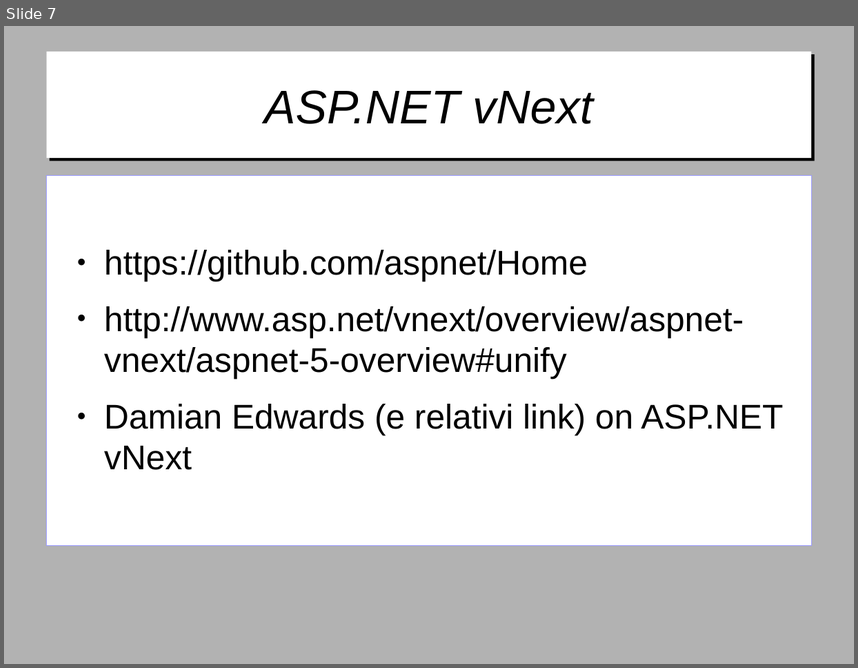
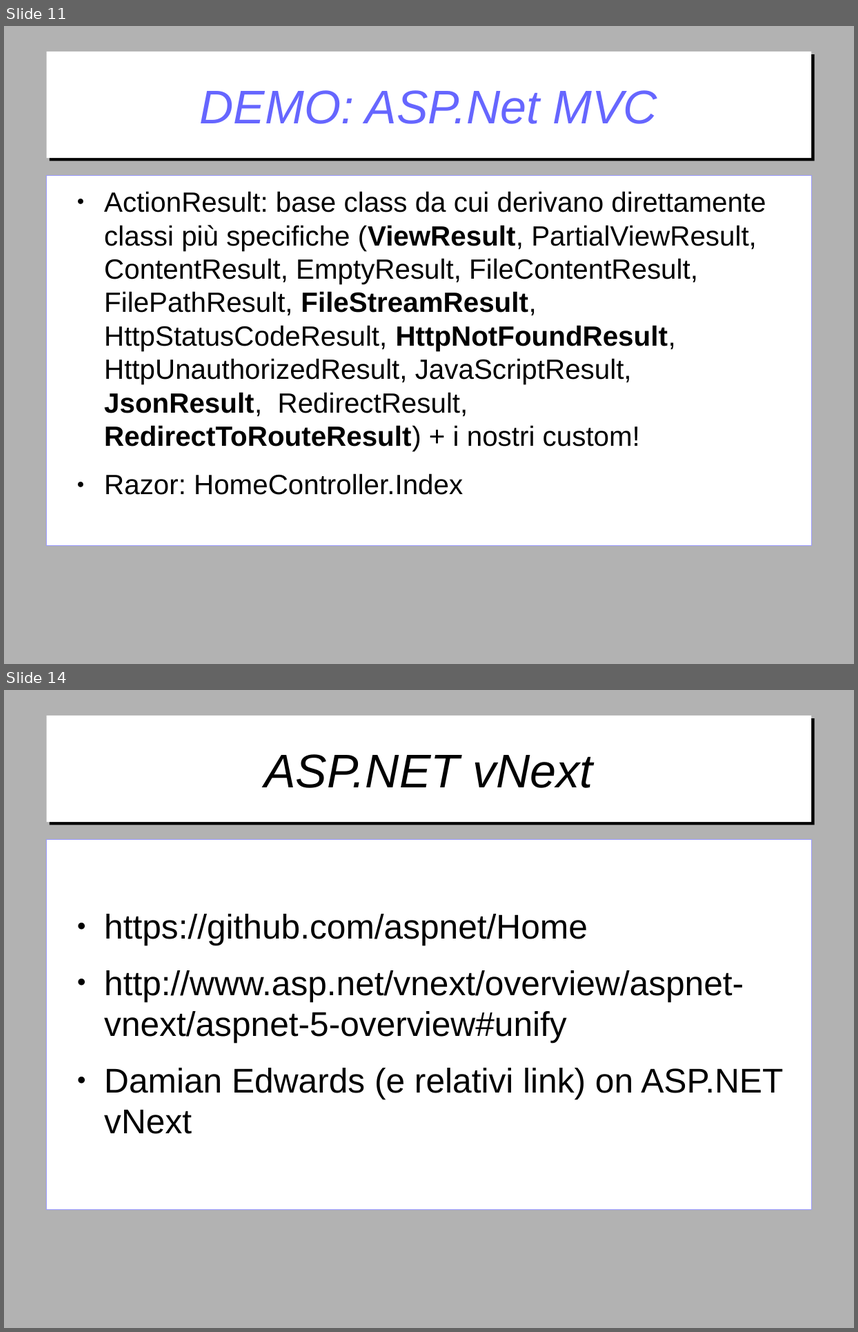
Before and after one commit to gitfer/ARXCourse, a slide deck: ARXCourse.odp. Shown one above the other, each under a label of ours: slide 7 before the commit, slides 11 and 14 after it; the slides between them are not shown. The pictures are 858x668 and 858x1332 pixels, drawn with LibreOffice and Linux fonts; fonts in the diff are those of the drawing; background and template pictures are left out. Boxes give left, top, right and bottom in pixels: in the first picture for what was removed or moved away, otherwise in the second. Text is boxed around its words. In the diff, an @@ line names an element or a change of style, - is before the commit and + after.

Commit message:
Demo MVC, slides e minor changes per RazorDemo

```diff
--- a/ARXCourse.odp
+++ b/ARXCourse.odp
@@ slide 11 added at bbox=[4, 26, 854, 664], background #B2B2B2 @@
@@ title added at bbox=[46, 52, 812, 158], fill #FFFFFF, 44 pt, text #6666FF, italic @@
+DEMO: ASP.Net MVC
@@ text added at bbox=[46, 175, 812, 544], fill #FFFFFF, outline #9999FF 0 pt, 26 pt, text #000000 @@
+● ActionResult: base class da cui derivano direttamente classi più specifiche (ViewResult, PartialViewResult, ContentResult, EmptyResult, FileContentResult, FilePathResult, FileStreamResult, HttpStatusCodeResult, HttpNotFoundResult, HttpUnauthorizedResult, JavaScriptResult, JsonResult, RedirectResult, RedirectToRouteResult) + i nostri custom!
+● Razor: HomeController.Index
@@ what was slide 7 is now slide 14 @@
```
Also in this commit, not shown: 6 other slides added, 2 other files.
